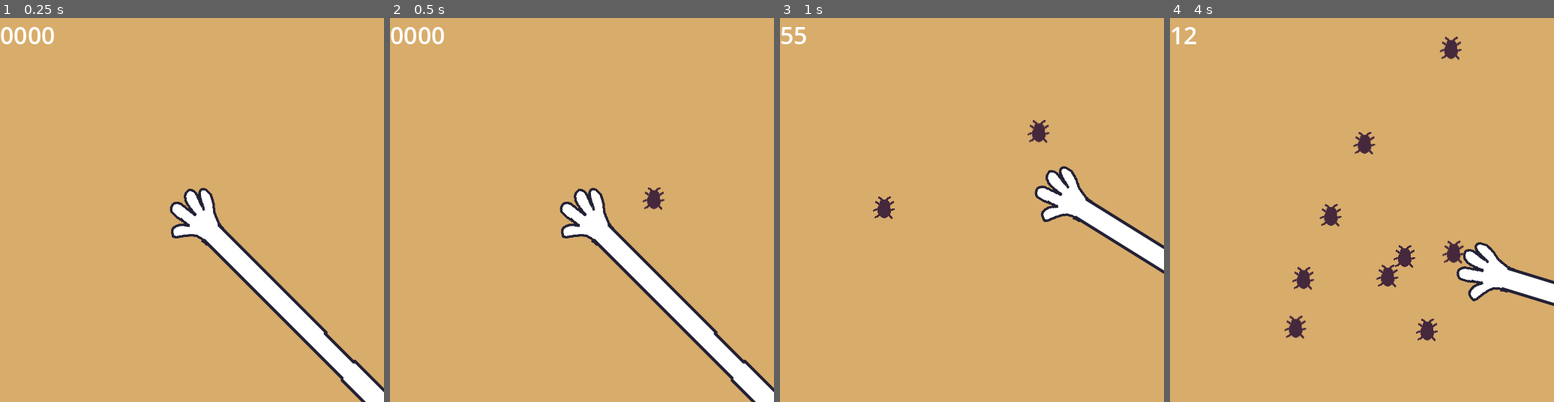
Above: before the commit, frames 1-4 (left to right).
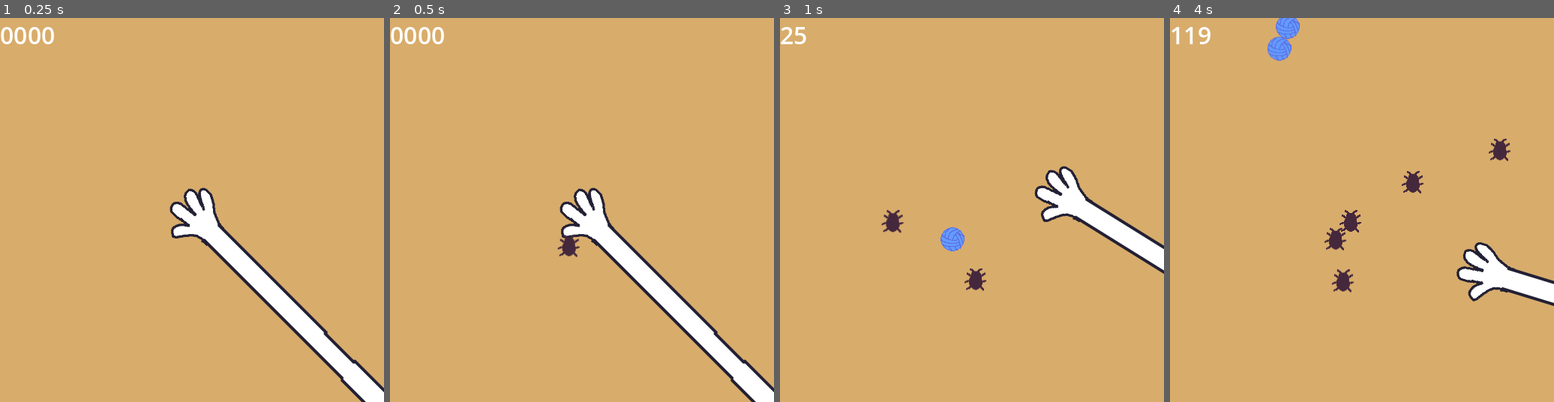
Above: after the commit, the same moments.

Repository: aerze/microgame
Game: Godot game, scene res://main.tscn
Same seed, same stepped clock (60 frames per second), same inputs: the game is played once before the commit and once after it.
Inputs (mouse positions are in pixels of both pictures, inside the frame that each line leads up to):
- Up to frame 1 (0.25 s): no input
- Up to frame 2 (0.5 s): no input
- Up to frame 3 (1 s): move the mouse to (1056, 190) at 0.52 s; click (1056, 190) at 0.67 s
- Up to frame 4 (4 s): move the mouse to (1285, 229) at 1.27 s; click (1285, 229) at 1.42 s; move the mouse to (1400, 125) at 2.02 s; click (1400, 125) at 2.17 s; move the mouse to (1342, 286) at 2.77 s; click (1342, 286) at 2.92 s; move the mouse to (1477, 267) at 3.52 s; click (1477, 267) at 3.67 s

Frame 1 is identical in both runs. In frame 2, 0.4% of the frame differs, in the area x 43-72%, y 44-63%; in frame 3, 1.1%; in frame 4, 3.6%, in the area x 3-89%, y 0-85%.

Commit message:
refactor catchable, lock mouse

Diff:
--- a/Catchable.gd
+++ b/Catchable.gd
@@ -1,19 +1,42 @@
 class_name Catchable extends Sprite2D
 
-@onready var timer: Timer = $Timer
+@onready var decision_timer: Timer = $Timer
 
-var type: int = 0;
+enum Type {BUG, YARN, CACTUS, TRAP};
+
+const MAP_SIZE = 512;
+
+var type: int = Type.BUG;
 var direction: Vector2 = Vector2(randf(), randf());
-var speed: int = randi_range(1.5, 2.5);;
+var speed: float = randf_range(1.5, 2.5);
+var default_points: int = 0;
 
+func get_points() -> int:
+	match type:
+		Type.BUG:
+			# distance to center of game - fubar
+			return int(position.distance_to(Vector2(MAP_SIZE/2, MAP_SIZE/2)) *.5);
+		_:
+			return default_points;
 
 func _ready() -> void:
-	timer.timeout.connect(handle_timer)
-	timer.start();
+	decision_timer.timeout.connect(handle_timer)
+	decision_timer.start();
+
+	match type:
+		Type.YARN:
+			default_points = 50;
+			direction = Vector2(randf_range(-1, 1), randf_range(-1, 1));
+			speed = randf_range(4, 6);
 	return;
 
+func _process(delta: float) -> void:
+	position += direction * speed;
+	return;
 
 func handle_timer() -> void:
-	direction = Vector2(randf_range(-1, 1), randf_range(-1, 1));
-	speed = randi_range(2.5, 3.5);
+	match type:
+		Type.BUG:
+			direction = Vector2(randf_range(-1, 1), randf_range(-1, 1));
+			speed = randf_range(2.5, 3.5);
 	return;
--- a/CatchableController.gd
+++ b/CatchableController.gd
@@ -6,14 +6,14 @@
 const CACTUS_TEXTURE = preload("res://assets/catchables3.png");
 const TRAP_TEXTURE = preload("res://assets/catchables4.png");
 
-
 const MAP_SIZE = 512;
 const SPEED = 1.5;
+const MISSED_CLICK = -25;
 
-@onready var hand_area: Area2D = $"../HandSprite2D/Area2D"
-@onready var label: Label = $"../Control/Points"
-@onready var timer: Timer = $Timer
-@onready var container: Node2D = $Container
+@onready var hand_area: Area2D = $"../HandSprite2D/Area2D";
+@onready var label: Label = $"../Control/Points";
+@onready var container: Node2D = $Container;
+@onready var spawn_timer: Timer = $SpawnTimer;
 
 var textures = [BUG_TEXTURE, YARN_TEXTURE, CACTUS_TEXTURE, TRAP_TEXTURE];
 var catchableSprites = [];
@@ -21,9 +21,9 @@
 
 # Called when the node enters the scene tree for the first time.
 func _ready() -> void:
-	timer.timeout.connect(handle_spawn);
-	timer.start();
-	pass # Replace with function body.
+	spawn_timer.timeout.connect(handle_spawn);
+	spawn_timer.start();
+	return;
 
 func handle_spawn():
 	var catchable = create_catchable();
@@ -37,12 +37,11 @@
 		if (event.button_index == 1 && event.pressed):
 			var areas: Array[Area2D] = hand_area.get_overlapping_areas() as Array[Area2D];
 			if (areas.size() == 0):
-				points-= 25;
+				points -= MISSED_CLICK;
 			else:
 				for area in areas:
 					var catchable: Catchable = area.get_parent();
-					var points_awarded = int(catchable.position.distance_to(Vector2(MAP_SIZE/2, MAP_SIZE/2)) *.5)
-					points += points_awarded;
+					points += catchable.get_points();
 					delete_catchable(catchable);
 			label.text = str(points);
 	return;
@@ -50,53 +49,27 @@
 # Called every frame. 'delta' is the elapsed time since the previous frame.
 func _process(delta: float) -> void:
 	for catchable in catchableSprites:
-		match catchable.type:
-			0:
-				scatter(catchable);
-			1:
-				line(catchable);
-			2:
-				roll(catchable);
-			3:
-				pop_up(catchable);
-
 		if (
 			catchable.position.x < 0 ||
 			catchable.position.x > MAP_SIZE ||
 			catchable.position.y < 0 ||
 			catchable.position.y > MAP_SIZE):
 			points -= 25;
+			label.text = str(points);
 			delete_catchable(catchable);
-			pass;
-	pass
+			return;
+	return;
 
 func create_catchable() -> Catchable:
 	var catchable: Catchable = CatchableScene.instantiate();
-	catchable.type = randi_range(0, 0);
+	catchable.type = randi_range(0, 1);
 	catchable.texture = textures[catchable.type];
 	catchable.position.x = randi_range(128, 384);
 	catchable.position.y = randi_range(128, 384);
-	catchable.speed = randi_range(1.5, 2.5);
-	var area2d: Area2D = catchable.get_node("Area2D") as Area2D;
+	catchable.speed = randf_range(1.5, 2.5);
 	return catchable;
 
 func delete_catchable(catchable: Catchable) -> void:
 	catchableSprites.remove_at(catchableSprites.find(catchable));
 	catchable.queue_free();
-	pass;
-
-func scatter(c:Catchable) -> void:
-	c.position += c.direction * c.speed;
 	return;
-
-func line(c:Catchable) -> void:
-	c.position.x += -SPEED;
-	return;
-
-func roll(c:Catchable) -> void:
-	c.position.y += SPEED;
-	return;
-
-func pop_up(c:Catchable) -> void:
-	c.position.y += -SPEED;
-	return;
--- a/main.gd
+++ b/main.gd
@@ -10,7 +10,7 @@
 
 # Called when the node enters the scene tree for the first time.
 func _ready() -> void:
-	Input.set_mouse_mode(Input.MOUSE_MODE_HIDDEN);
+	Input.set_mouse_mode(Input.MOUSE_MODE_CONFINED_HIDDEN);
 	pass # Replace with function body.
 
 func _input(event: InputEvent) -> void:
--- a/main.tscn
+++ b/main.tscn
@@ -48,7 +48,7 @@
 scale = Vector2(0.75, 0.75)
 script = ExtResource("4_v00hs")
 
-[node name="Timer" type="Timer" parent="CatchableController"]
+[node name="SpawnTimer" type="Timer" parent="CatchableController"]
 wait_time = 0.333
 
 [node name="Container" type="Node2D" parent="CatchableController"]
